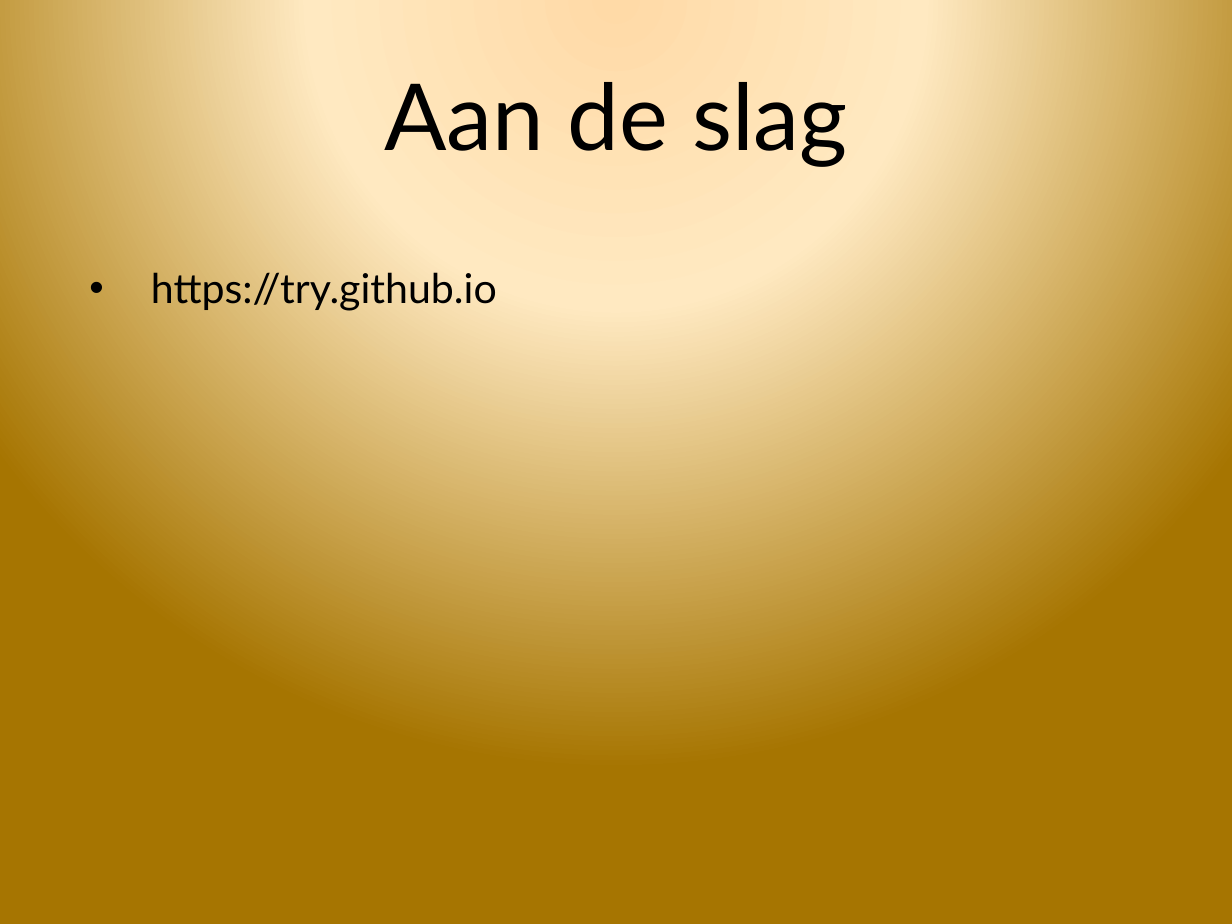
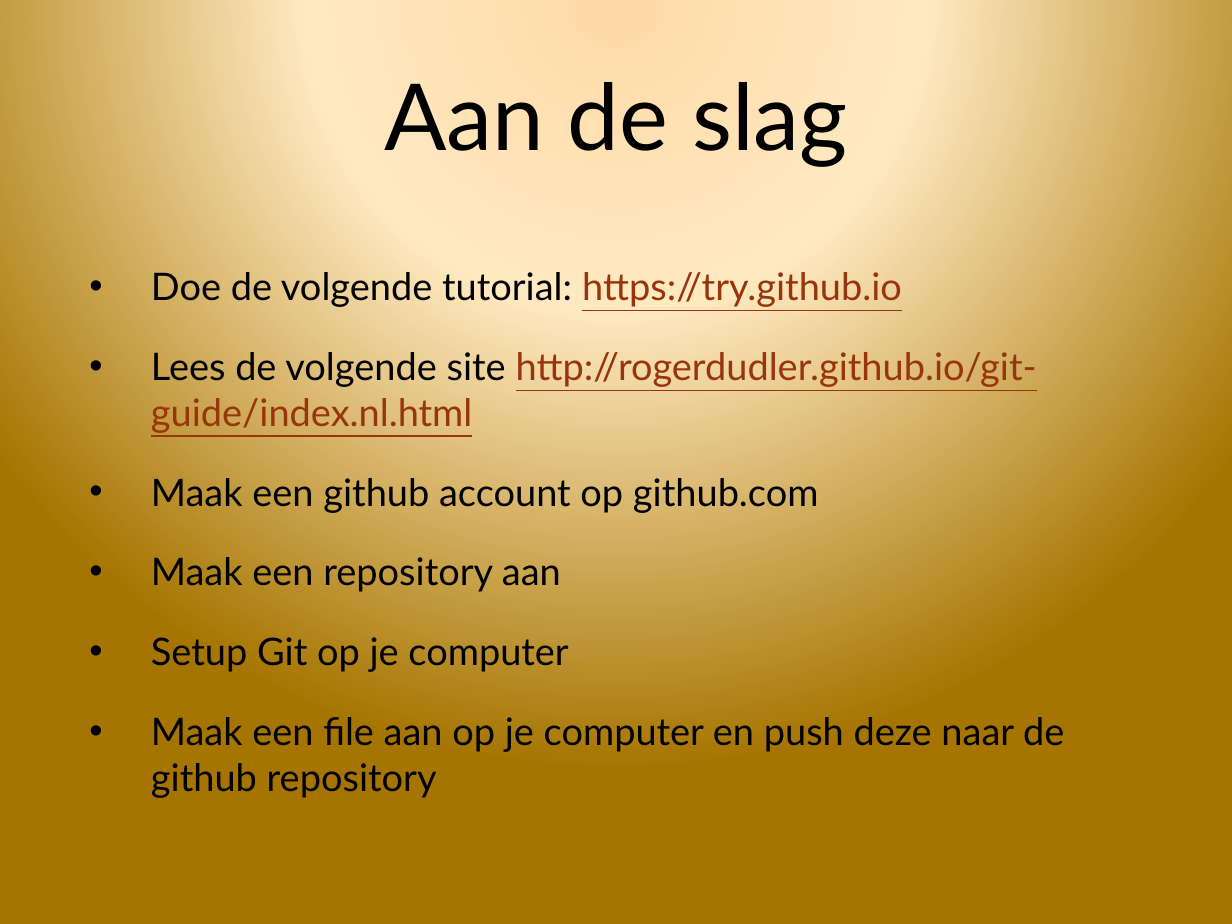
Before and after one commit to 8724970/rocva-progbasis, a slide deck: slide 11 of presentatie les1.pptx. Drawn at 1232x924 pixels with LibreOffice and Linux fonts; fonts in the diff are those of the drawing; background and template pictures are left out. Boxes give left, top, right and bottom in pixels: in the first picture for what was removed or moved away, otherwise in the second. Text is boxed around its words. In the diff, an @@ line names an element or a change of style, - is before the commit and + after.

```diff
--- a/presentatie les1.pptx
+++ b/presentatie les1.pptx
@@ text at (x1=151, y1=272, x2=1064, y2=798): text changed; size 24 to 22.2 pt @@
-• https://try.github.io
+• Doe de volgende tutorial: https://try.github.io
+• Lees de volgende site http://rogerdudler.github.io/git-guide/index.nl.html
+• Maak een github account op github.com
+• Maak een repository aan
+• Setup Git op je computer
+• Maak een file aan op je computer en push deze naar de github repository
```
Also in this commit, not shown: 2 other slides changed, 2 slides added, 2 other files.
